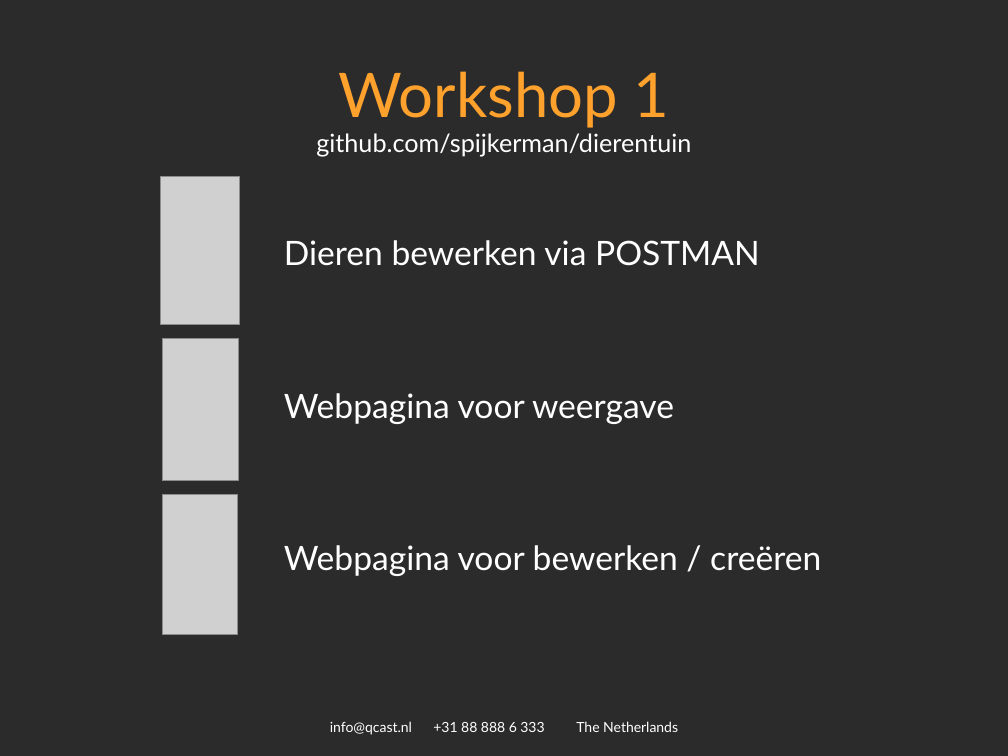
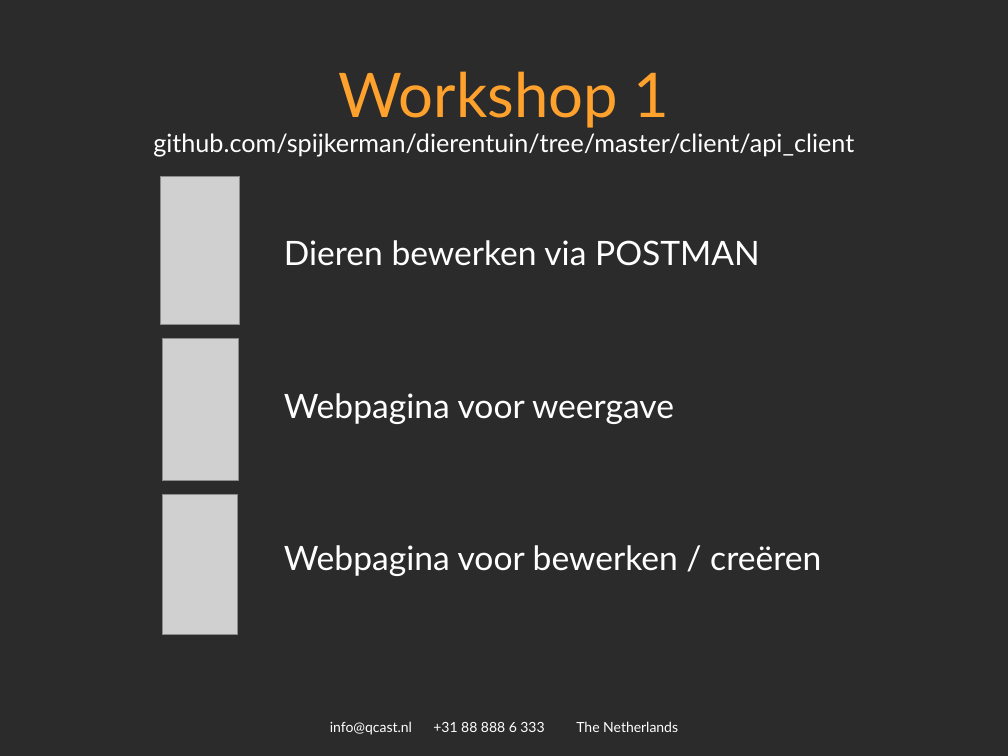
Before and after one commit to spijkerman/dierentuin, a slide deck: slide 10 of API workshop.pptx. Drawn at 1008x756 pixels with LibreOffice and Linux fonts; fonts in the diff are those of the drawing; grey boxes stand for pictures; background and template pictures are left out; a plain dark background stands for a picture behind light text. Boxes give left, top, right and bottom in pixels: in the first picture for what was removed or moved away, otherwise in the second. Text is boxed around its words. In the diff, an @@ line names an element or a change of style, - is before the commit and + after.

```diff
--- a/API workshop.pptx
+++ b/API workshop.pptx
@@ text at box(153, 133, 854, 157): text changed @@
-github.com/spijkerman/dierentuin
+github.com/spijkerman/dierentuin/tree/master/client/api_client
```
Also in this commit, not shown: 1 slide added.
